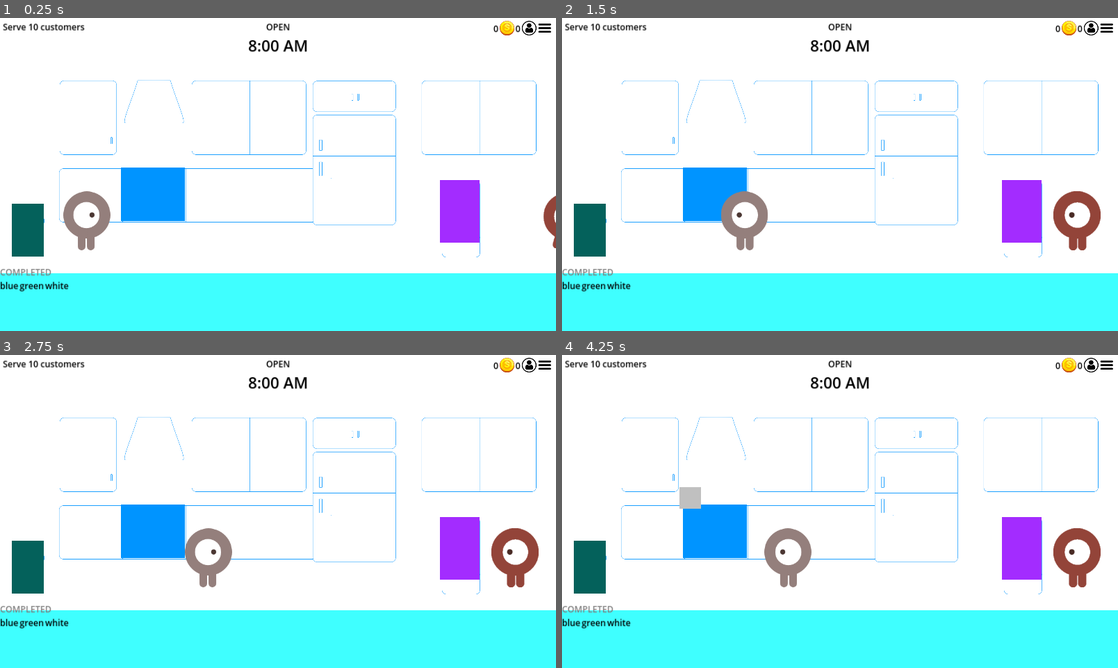
Above: before the commit, frames 1-4 (two rows, left to right).
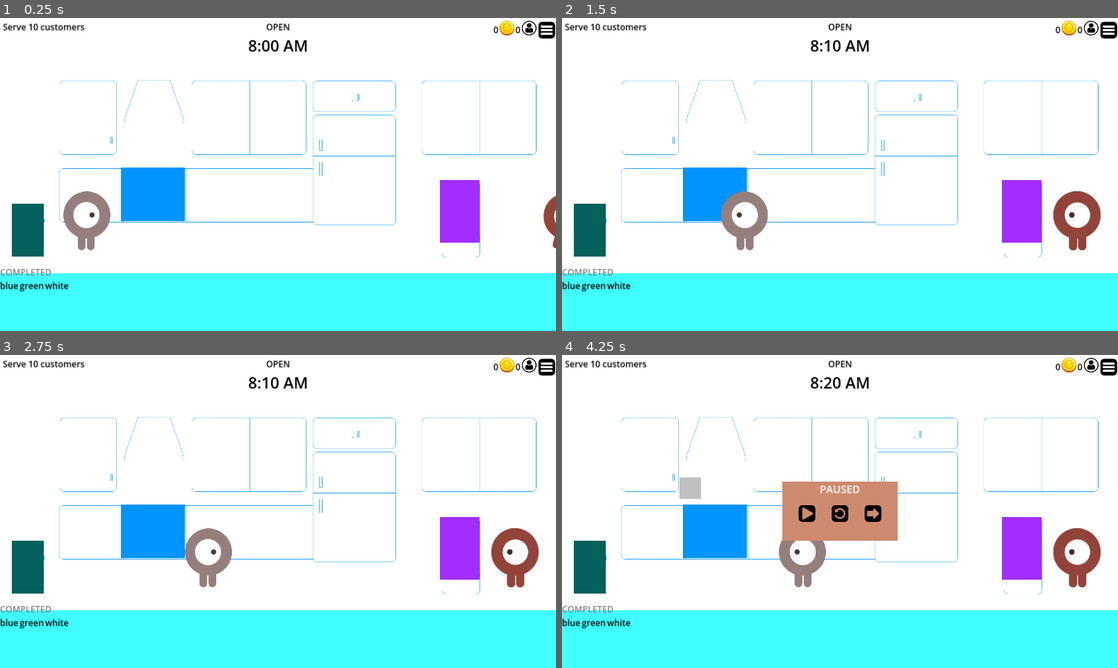
Above: after the commit, the same moments.

Repository: anj0la/BakingFrenzy
Game: Godot game, scene res://scenes/Game.tscn
Same seed, same stepped clock (60 frames per second), same inputs: the game is played once before the commit and once after it. The project has no main scene, so this scene is started directly.
Inputs:
- Up to frame 1 (0.25 s): no input
- Up to frame 2 (1.5 s): hold Right (move_right) 0.53-1.28 s; hold Left (move_left) from 1.28 s (still down)
- Up to frame 3 (2.75 s): release Left (move_left) at 2.03 s; hold Right (move_right) from 2.03 s (still down)
- Up to frame 4 (4.25 s): release Right (move_right) at 3.53 s; hold Left (move_left) from 3.53 s (still down); tap P (pause_game, bound only after the commit) at 4.15 s

The runs differ from the first frame. In frame 1, 0.1% of the frame differs, in the area x 88-100%, y 1-7%; in frame 2, 0.2%; in frame 3, 0.2%; in frame 4, 5.4%, in the area x 21-100%, y 1-75%.
Error before the commit: Invalid access to property or key 'time_left' on a base object of type 'null instance'. (res://scripts/Game.gd:31)

Commit message:
Added puase menu, which works only when the game is paused.

Diff:
--- a/project.godot
+++ b/project.godot
@@ -32,14 +32,9 @@
 "events": [Object(InputEventKey,"resource_local_to_scene":false,"resource_name":"","device":0,"window_id":0,"alt_presse …(194 unchanged characters)…
 ]
 }
-throw_trash={
+pause_game={
 "deadzone": 0.5,
-"events": [Object(InputEventKey,"resource_local_to_scene":false,"resource_name":"","device":0,"window_id":0,"alt_pressed":false,"shift_pressed":false,"ctrl_pressed":false,"meta_pressed":false,"pressed":false,"keycode":0,"physical_keycode":88,"key_label":0,"unicode":0,"location":0,"echo":false,"script":null)
-]
-}
-bake_or_sell={
-"deadzone": 0.5,
-"events": [Object(InputEventKey,"resource_local_to_scene":false,"resource_name":"","device":0,"window_id":0,"alt_pressed":false,"shift_pressed":false,"ctrl_pressed":false,"meta_pressed":false,"pressed":false,"keycode":0,"physical_keycode":69,"key_label":0,"unicode":0,"location":0,"echo":false,"script":null)
+"events": [Object(InputEventKey,"resource_local_to_scene":false,"resource_name":"","device":-1,"window_id":0,"alt_pressed":false,"shift_pressed":false,"ctrl_pressed":false,"meta_pressed":false,"pressed":false,"keycode":0,"physical_keycode":80,"key_label":0,"unicode":80,"location":0,"echo":false,"script":null)
 ]
 }
 
--- a/scenes/Game.tscn
+++ b/scenes/Game.tscn
@@ -10,6 +10,7 @@
 [ext_resource type="PackedScene" uid="uid://dqfwvvi6rb8gb" path="res://scenes/HUD.tscn" id="8_660gl"]
 [ext_resource type="PackedScene" uid="uid://dmh4v6n6e4d3g" path="res://scenes/TrashCan.tscn" id="9_dushb"]
 [ext_resource type="PackedScene" uid="uid://dgh7j3kb520y4" path="res://scenes/GameOverMenu.tscn" id="10_15l6u"]
+[ext_resource type="PackedScene" uid="uid://cetdbvols3lf5" path="res://scenes/PauseMenu.tscn" id="11_0uekj"]
 
 [sub_resource type="RectangleShape2D" id="RectangleShape2D_xyenl"]
 size = Vector2(1921, 202)
@@ -83,13 +84,20 @@
 [node name="GameOverMenu" parent="." instance=ExtResource("10_15l6u")]
 visible = false
 
+[node name="PauseMenu" parent="." instance=ExtResource("11_0uekj")]
+visible = false
+
 [connection signal="completed_baking" from="Oven" to="." method="_on_oven_completed_baking"]
 [connection signal="display_baking_indicator" from="Oven" to="." method="_on_oven_display_baking_indicator"]
 [connection signal="order_sold" from="SaleCounter" to="." method="_on_sale_counter_order_sold"]
+[connection signal="display_throwing_indicator" from="TrashCan" to="." method="_on_trash_can_display_throwing_indicator"]
 [connection signal="ingredient_discarded" from="TrashCan" to="." method="_on_trash_can_ingredient_discarded"]
 [connection signal="hit" from="Player" to="." method="_on_player_hit"]
 [connection signal="timeout" from="IngredientTimer" to="." method="_on_ingredient_timer_timeout"]
 [connection signal="timeout" from="StartTimer" to="." method="_on_start_timer_timeout"]
 [connection signal="bake_ingredients" from="NPC" to="." method="_on_npc_bake_ingredients"]
 [connection signal="order_completed" from="NPC" to="." method="_on_npc_order_completed"]
+[connection signal="pause_game" from="HUD" to="." method="_on_hud_pause_game"]
 [connection signal="timeout" from="CountdownTimer" to="." method="_on_countdown_timer_timeout"]
+[connection signal="reset_game" from="PauseMenu" to="." method="_on_pause_menu_reset_game"]
+[connection signal="resume_game" from="PauseMenu" to="." method="_on_pause_menu_resume_game"]
--- a/scenes/HUD.tscn
+++ b/scenes/HUD.tscn
@@ -4,8 +4,8 @@
 [ext_resource type="Texture2D" uid="uid://dmd8bi6t15j6f" path="res://art/gold_coin.png" id="1_r51x3"]
 [ext_resource type="Script" path="res://scripts/HUD.gd" id="1_xlsrd"]
 [ext_resource type="Texture2D" uid="uid://c0by4gbg7w3xs" path="res://art/customer_icon.png" id="2_xlj4a"]
-[ext_resource type="Texture2D" uid="uid://bjtah45epwl36" path="res://art/menu_icon.png" id="3_oqgce"]
 [ext_resource type="Texture2D" uid="uid://cbnbca3ng6pt7" path="res://art/rect_white.png" id="4_ygfvq"]
+[ext_resource type="Texture2D" uid="uid://5m4t80pnsul" path="res://art/menu.png" id="5_s0jyg"]
 
 [node name="HUD" type="CanvasLayer"]
 script = ExtResource("1_xlsrd")
@@ -58,7 +58,7 @@
 
 [node name="MenuButton" type="TextureButton" parent="MainControl/GameStatsContainer"]
 layout_mode = 2
-texture_normal = ExtResource("3_oqgce")
+texture_normal = ExtResource("5_s0jyg")
 
 [node name="GoalsContainer" type="VBoxContainer" parent="MainControl"]
 layout_mode = 2
@@ -169,3 +169,5 @@
 theme_override_colors/font_color = Color(0, 0, 0, 1)
 theme_override_font_sizes/font_size = 30
 text = "BAKING"
+
+[connection signal="pressed" from="MainControl/GameStatsContainer/MenuButton" to="." method="_on_menu_button_pressed"]
--- /dev/null
+++ b/scenes/PauseMenu.tscn
@@ -0,0 +1,74 @@
+[gd_scene load_steps=5 format=3 uid="uid://cetdbvols3lf5"]
+
+[ext_resource type="Script" path="res://scripts/PauseMenu.gd" id="1_gpe0r"]
+[ext_resource type="Texture2D" uid="uid://ycwfcdipkcnf" path="res://art/rotate.png" id="2_inw6d"]
+[ext_resource type="Texture2D" uid="uid://bniqwmr2frkw7" path="res://art/resume.png" id="2_k6s30"]
+[ext_resource type="Texture2D" uid="uid://b586lm63mv2d" path="res://art/arrow_right.png" id="3_iyvdg"]
+
+[node name="PauseMenu" type="CanvasLayer"]
+script = ExtResource("1_gpe0r")
+
+[node name="MainControl" type="Control" parent="."]
+process_mode = 2
+layout_mode = 3
+anchors_preset = 15
+anchor_right = 1.0
+anchor_bottom = 1.0
+grow_horizontal = 2
+grow_vertical = 2
+
+[node name="MenuTexture" type="ColorRect" parent="MainControl"]
+layout_mode = 1
+anchors_preset = 8
+anchor_left = 0.5
+anchor_top = 0.5
+anchor_right = 0.5
+anchor_bottom = 0.5
+offset_left = -200.0
+offset_top = -104.0
+offset_right = 200.0
+offset_bottom = 100.0
+grow_horizontal = 2
+grow_vertical = 2
+color = Color(0.807843, 0.541176, 0.435294, 1)
+
+[node name="MenuContainer" type="VBoxContainer" parent="MainControl"]
+layout_mode = 1
+anchors_preset = 8
+anchor_left = 0.5
+anchor_top = 0.5
+anchor_right = 0.5
+anchor_bottom = 0.5
+offset_left = -200.0
+offset_top = -102.0
+offset_right = 200.0
+offset_bottom = 102.0
+grow_horizontal = 2
+grow_vertical = 2
+theme_override_constants/separation = 25
+
+[node name="DayCompleted" type="Label" parent="MainControl/MenuContainer"]
+layout_mode = 2
+theme_override_font_sizes/font_size = 36
+text = "PAUSED"
+horizontal_alignment = 1
+
+[node name="NavContainer" type="HBoxContainer" parent="MainControl/MenuContainer"]
+layout_mode = 2
+theme_override_constants/separation = 50
+alignment = 1
+
+[node name="ResumeButton" type="TextureButton" parent="MainControl/MenuContainer/NavContainer"]
+layout_mode = 2
+texture_normal = ExtResource("2_k6s30")
+
+[node name="RestartButton" type="TextureButton" parent="MainControl/MenuContainer/NavContainer"]
+layout_mode = 2
+texture_normal = ExtResource("2_inw6d")
+
+[node name="LevelSelectionButton" type="TextureButton" parent="MainControl/MenuContainer/NavContainer"]
+layout_mode = 2
+texture_normal = ExtResource("3_iyvdg")
+
+[connection signal="pressed" from="MainControl/MenuContainer/NavContainer/ResumeButton" to="." method="_on_resume_button_pressed"]
+[connection signal="pressed" from="MainControl/MenuContainer/NavContainer/RestartButton" to="." method="_on_restart_button_pressed"]
--- a/scripts/Game.gd
+++ b/scripts/Game.gd
@@ -28,12 +28,17 @@
 func _process(delta: float) -> void:
 	elapsed_time += delta
 	if elapsed_time >= 1.0:
-		$HUD.update_time_indicator(int($Timer.time_left))
+		$HUD.update_time_indicator(int($CountdownTimer.time_left))
 		elapsed_time = 0.0
+
+func _input(event):
+	if event.is_action_pressed("pause_game"):
+		_toggle_pause_menu()
 
 # Resets the game.
 func reset_game():
 	$Player.start($StartPosition.position)
+	get_tree().call_group("active_ingredient", "queue_free")
 	$StartTimer.start()
 	$NPC.generate_order()
 	$HUD.reset_time_indicator()
@@ -75,7 +80,6 @@
 func _on_start_timer_timeout() -> void:
 	$IngredientTimer.start()
 	$CountdownTimer.start()
-	$Timer.start()
 	# print('Started ingredient timer.')
 
 # Called every time an object enters the player's body.
@@ -138,5 +142,34 @@
 	print("Thrown ingredient!")
 	$NPC.reset_incorrect_ingredient()
 
+# Displays to the game screen that the ingredients are baking.
 func _on_oven_display_baking_indicator() -> void:
 	$HUD.update_order_state("BAKING")
+
+# Displays to the game screen that the incorrect ingredients is being thrown out.
+func _on_trash_can_display_throwing_indicator() -> void:
+	$HUD.update_order_state("THROWING")
+
+# Toggles the pause menu.
+func _toggle_pause_menu():
+	if $PauseMenu.visible:
+		$PauseMenu.hide()
+		get_tree().paused = false
+	else:
+		$PauseMenu.show()
+		get_tree().paused = true
+
+# Toggles the pause menu through pressing the Menu button.
+func _on_hud_pause_game() -> void:
+	_toggle_pause_menu()
+
+# Restarts the game from the beginning.
+func _on_pause_menu_reset_game() -> void:
+	$PauseMenu.hide()
+	reset_game()
+	get_tree().paused = false
+
+# Resumes the game.
+func _on_pause_menu_resume_game() -> void:
+	$PauseMenu.hide()
+	get_tree().paused = false
--- a/scripts/GameOverMenu.gd
+++ b/scripts/GameOverMenu.gd
@@ -2,11 +2,11 @@
 
 # Called when the node enters the scene tree for the first time.
 func _ready() -> void:
-	visible = false
+	hide()
 
 # Displays the game over menu.
-func display_game_over_menu(day: String, stars_earned: int, coins_earned: int, customers_served: int) -> void:
-	visible = true
+func display_game_over_menu(day: int, stars_earned: int, coins_earned: int, customers_served: int) -> void:
+	show()
 	_display_day_completed(day)
 	_display_stars_earned(stars_earned)
 	_display_coins_earned(coins_earned)
@@ -14,11 +14,11 @@
 
 # Hides the game over menu.
 func remove_game_over_menu() -> void:
-	visible = false
+	hide()
 
 # Displays the day (i.e., level) the player has completed.
-func _display_day_completed(day: String) -> void:
-	$MainControl/MenuContainer/DayCompleted.text = day.to_upper()
+func _display_day_completed(day: int) -> void:
+	$MainControl/MenuContainer/DayCompleted.text = "DAY " + str(day)
 
 # Displays the number of stars the player has earned.
 func _display_stars_earned(stars_earned: int) -> void:
--- a/scripts/HUD.gd
+++ b/scripts/HUD.gd
@@ -1,4 +1,6 @@
 extends CanvasLayer
+
+signal pause_game
 
 const BASE_RATE: int = 5
 const FINAL_HOUR: int = 17 # 5 PM
@@ -126,6 +128,7 @@
 	$MainControl/OrderStatusContainer/IngredientsTempContainer/SecondIngredientName.add_theme_color_override("font_color", Color.BLACK)
 	$MainControl/OrderStatusContainer/IngredientsTempContainer/ThirdIngredientName.add_theme_color_override("font_color", Color.BLACK)
 
+
 # Generates a goal.
 # To do so, need to have goals separated into 2 categories: goal_coins & goal_customers
 # Take a goal from the list of goals. The goals is of the format: {name: goal_coins, target: 500}, {name: goal_customers, target: 10}
@@ -140,3 +143,7 @@
 	# Then goal.name == goal_customers.
 	else:
 		return "Serve " + str(goal.target) + " customers"
+
+# Emits signal to pause the game.
+func _on_menu_button_pressed() -> void:
+	pause_game.emit()
--- a/scripts/Ingredient.gd
+++ b/scripts/Ingredient.gd
@@ -23,6 +23,7 @@
 	var texture = load(image_path)
 	return texture
 
+# Removes ingredients from the scene when they collide with the floor.
 func _on_area_2d_body_entered(body: Node2D) -> void:
 	if body.name == 'Floor':
 		# Make ingredient inactive (cannot be collected by player).
--- a/scripts/NPC.gd
+++ b/scripts/NPC.gd
@@ -143,6 +143,7 @@
 func _is_off_screen():
 	return position.x > screen_size.x + OFFSET
 
+# Handles collision with the SaleCounter to stop NPC from moving.
 func _on_area_2d_body_entered(body: Node2D) -> void:
 	print('NPC at counter: ', npc_at_counter)
 	print('The body the NPC entered in is: ', body.name)
--- /dev/null
+++ b/scripts/PauseMenu.gd
@@ -0,0 +1,19 @@
+extends CanvasLayer
+
+signal reset_game
+signal resume_game
+signal to_level_selection
+
+# Called when the node enters the scene tree for the first time.
+func _ready() -> void:
+	hide()
+
+# Restarts the game.
+func _on_restart_button_pressed() -> void:
+	print("Resetting game.")
+	reset_game.emit()
+
+# Resumes the game.
+func _on_resume_button_pressed() -> void:
+	print("Resuming game.")
+	resume_game.emit()
--- a/scripts/Player.gd
+++ b/scripts/Player.gd
@@ -1,6 +1,7 @@
 extends CharacterBody2D
 
 signal hit
+signal pause_movement
 
 const WALK_SPEED = 600
 var screen_size
@@ -41,5 +42,6 @@
 	show()
 	$CollisionShape2D.disabled = false
 
+# Signals that the player has been hit by a Node2D body.
 func _on_area_2d_body_entered(body: Node2D) -> void:
 	hit.emit(body)
--- a/scripts/TrashCan.gd
+++ b/scripts/TrashCan.gd
@@ -1,6 +1,7 @@
 extends StaticBody2D
 
 signal ingredient_discarded
+signal display_throwing_indicator
 
 var activated: bool
 
@@ -13,6 +14,7 @@
 	if activated:
 		print('Activated.')
 		print('Throwing...')
+		display_throwing_indicator.emit()
 		await get_tree().create_timer(0.25).timeout # Wait 0.5 seconds for throwing away trash.
 		activated = false # Stops oven detection.
 		# Emit signal that the order has been sold.
Binary file added: art/menu.png
Not shown, added: art/menu.png.import
Binary file removed: art/restart_button.png
Binary file added: art/resume.png
Not shown, added: art/resume.png.import
Not shown: 1 places in scenes/Game.tscn that only renumber resources
